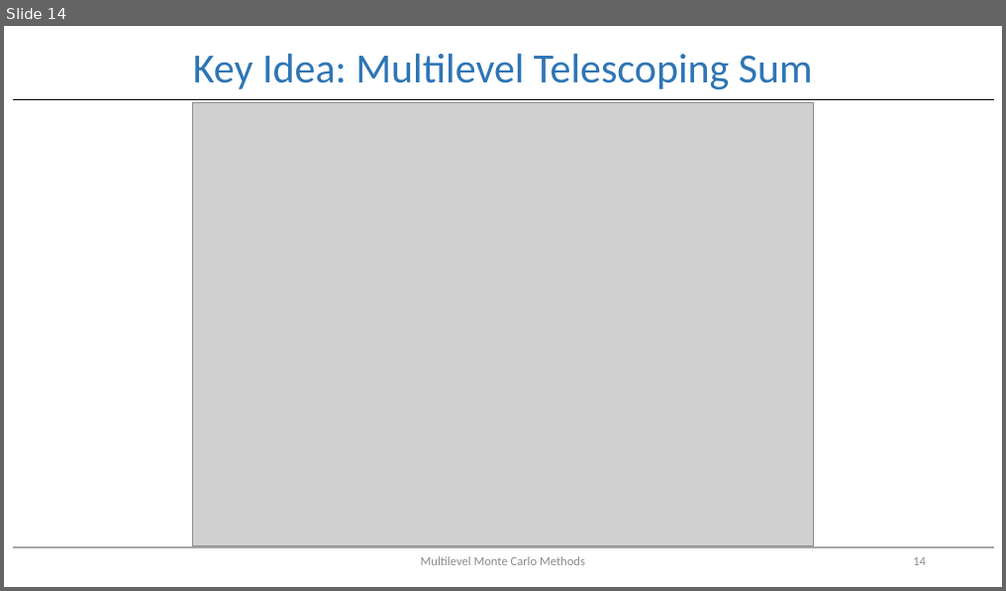
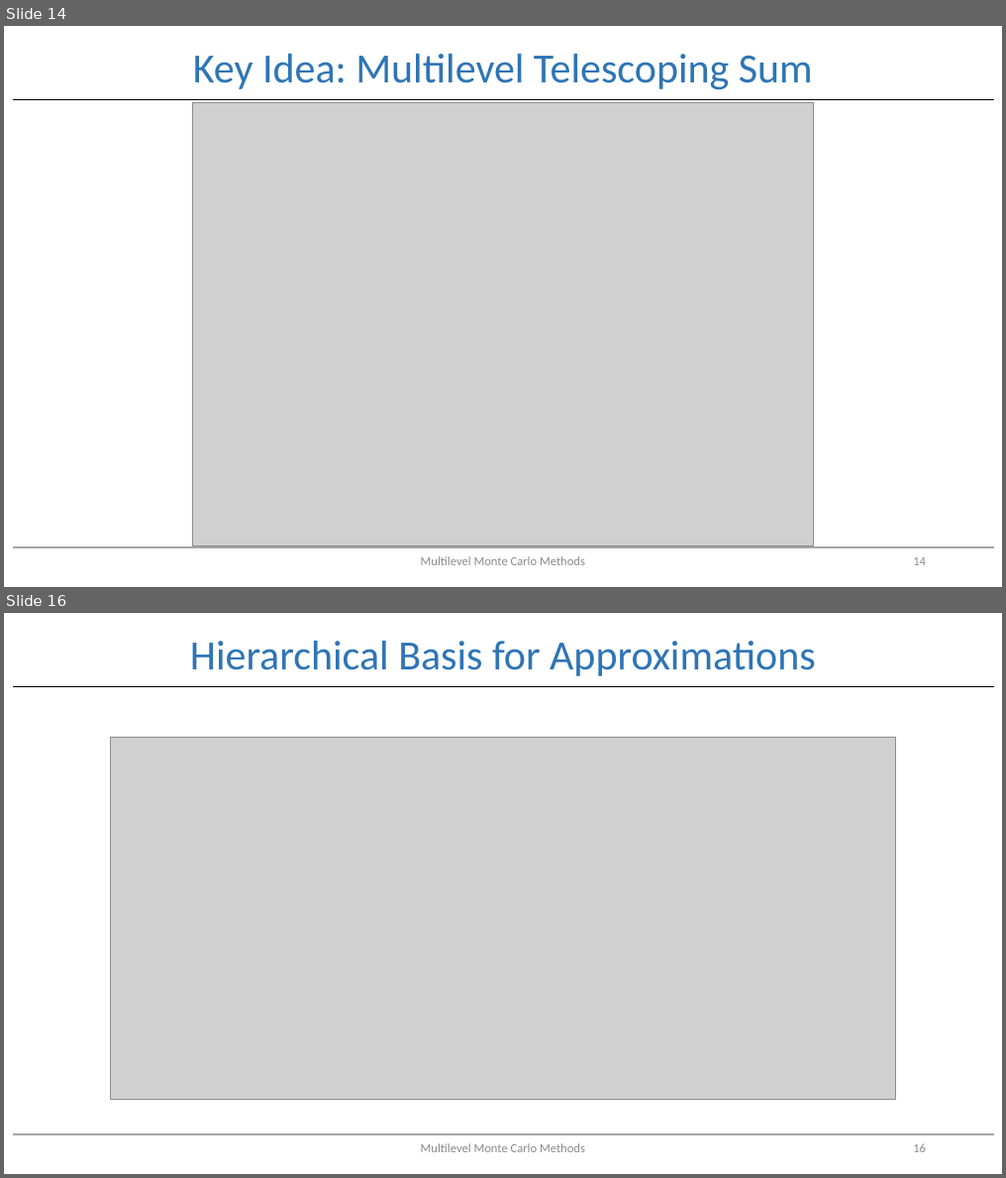
Before and after one commit to EfficientComputationalAlgorithms/MultilevelMontecarlo, a slide deck: Multi-level Monte Carlo.pptx. Shown one above the other, each under a label of ours: slide 14 before the commit, slides 14 and 16 after it; the slides between them are not shown. The pictures are 1006x591 and 1006x1178 pixels, drawn with LibreOffice and Linux fonts; fonts in the diff are those of the drawing; grey boxes stand for pictures. Boxes give left, top, right and bottom in pixels: in the first picture for what was removed or moved away, otherwise in the second. Text is boxed around its words. In the diff, an @@ line names an element or a change of style, - is before the commit and + after.

```diff
--- a/Multi-level Monte Carlo.pptx
+++ b/Multi-level Monte Carlo.pptx
@@ slide 16 added at <box>4,613,1002,1174</box>, background #FFFFFF @@
@@ title added at <box>190,641,816,676</box>, 40 pt, text #2E75B6 @@
+Hierarchical Basis for Approximations
@@ line added from (13, 687) to (994, 687), #000000 1.5 pt @@
@@ picture added at <box>110,738,896,1100</box> @@
@@ line added from (13, 1135) to (994, 1135), #A5A5A5 1.5 pt @@
@@ text added at <box>421,1144,585,1153</box>, 12 pt, text #8C8C8C @@
+Multilevel Monte Carlo Methods
@@ page number added at <box>913,1144,926,1153</box>, 12 pt, text #8C8C8C @@
+16
```
Also in this commit, not shown: 3 slides changed, 28 other slides added.
